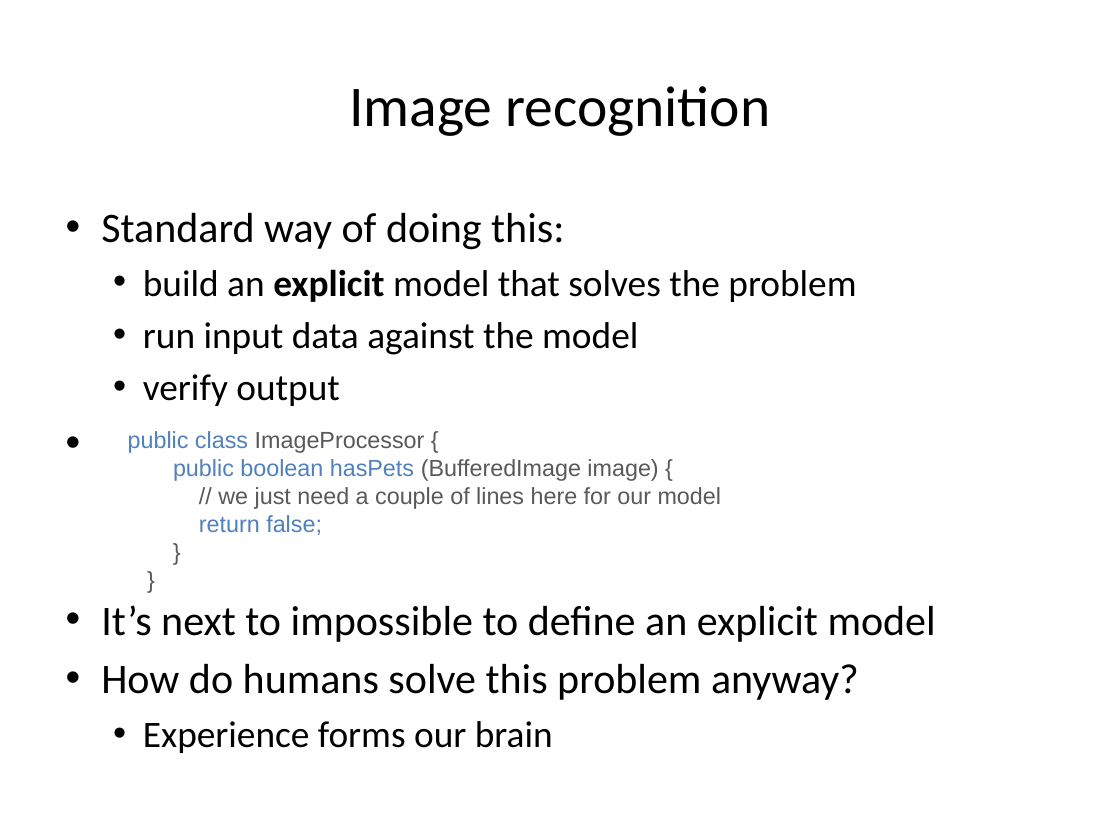
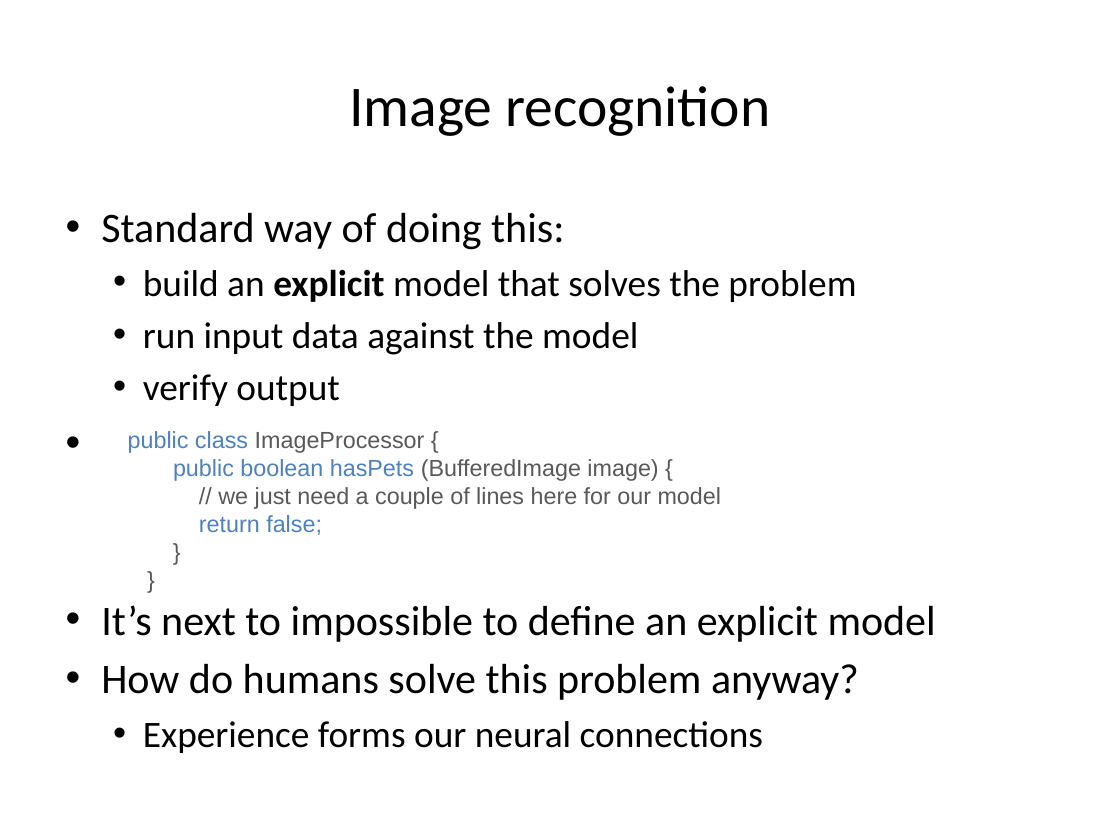
Before and after one commit to dtemraz/machine-learning, a slide deck: slide 21 of src/main/resources/nn.pptx (slide 6 before the commit). Drawn at 1120x840 pixels with LibreOffice and Linux fonts; fonts in the diff are those of the drawing; background and template pictures are left out. Boxes give left, top, right and bottom in pixels: in the first picture for what was removed or moved away, otherwise in the second. Text is boxed around its words. In the diff, an @@ line names an element or a change of style, - is before the commit and + after.

```diff
--- a/src/main/resources/nn.pptx
+++ b/src/main/resources/nn.pptx
@@ text at [143, 721, 763, 753]: text changed @@
-  • Experience forms our brain
+  • Experience forms our neural connections
```
Also in this commit, not shown: 4 other slides changed, 15 slides added, 39 other files.
